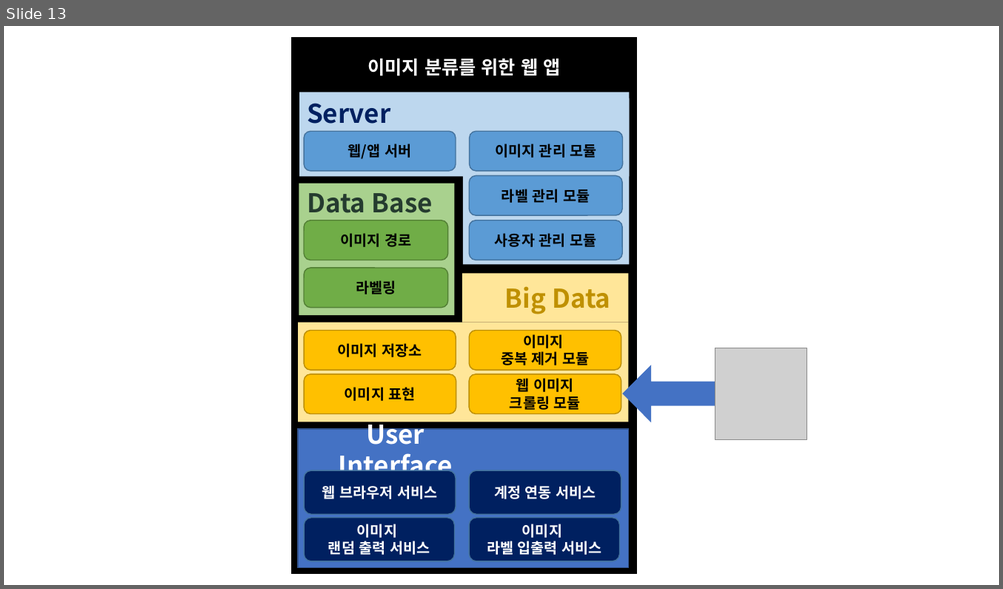
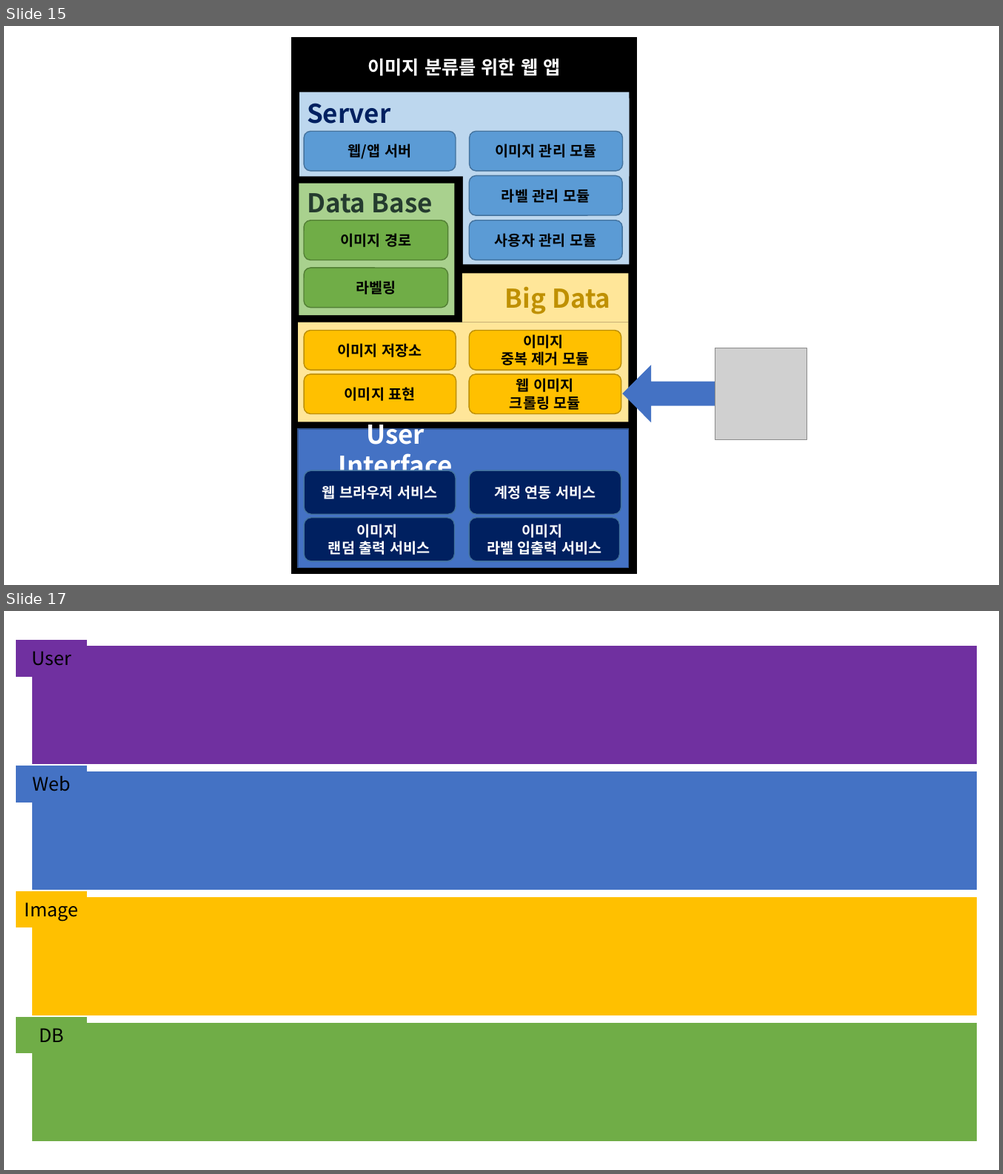
Before and after one commit to DCUSnSLab/Image-Labeling-Project, a slide deck: mdRes/Image_Labeling_Architecture_(ing).pptx. Shown one above the other, each under a label of ours: slide 13 before the commit, slides 15 and 17 after it; the slides between them are not shown. The pictures are 1003x589 and 1003x1174 pixels, drawn with LibreOffice and Linux fonts; fonts in the diff are those of the drawing; grey boxes stand for pictures. Boxes give left, top, right and bottom in pixels: in the first picture for what was removed or moved away, otherwise in the second. Text is boxed around its words. In the diff, an @@ line names an element or a change of style, - is before the commit and + after.

```diff
--- a/mdRes/Image_Labeling_Architecture_(ing).pptx
+++ b/mdRes/Image_Labeling_Architecture_(ing).pptx
@@ slide 17 added at (4, 611, 999, 1170), background #FFFFFF @@
@@ rectangle added at (17, 640, 87, 676), fill #7030A0, outline #7030A0 1 pt, 18 pt, text #000000 @@
+User
@@ rectangle added at (33, 647, 976, 764), fill #7030A0, outline #7030A0 1 pt @@
@@ rectangle added at (17, 766, 87, 802), fill #4472C4, outline #4472C4 1 pt, 18 pt, text #000000 @@
+Web
@@ rectangle added at (33, 772, 976, 889), fill #4472C4, outline #4472C4 1 pt @@
@@ rectangle added at (17, 891, 87, 927), fill #FFC000, outline #FFC000 1 pt, 18 pt, text #000000 @@
+Image
@@ rectangle added at (33, 898, 976, 1015), fill #FFC000, outline #FFC000 1 pt @@
@@ rectangle added at (17, 1017, 87, 1054), fill #70AD47, outline #70AD47 1 pt, 18 pt, text #000000 @@
+DB
@@ rectangle added at (33, 1024, 976, 1141), fill #70AD47, outline #70AD47 1 pt @@
@@ what was slide 13 is now slide 15 @@
```
Also in this commit, not shown: 1 slide changed, 17 other slides added.
